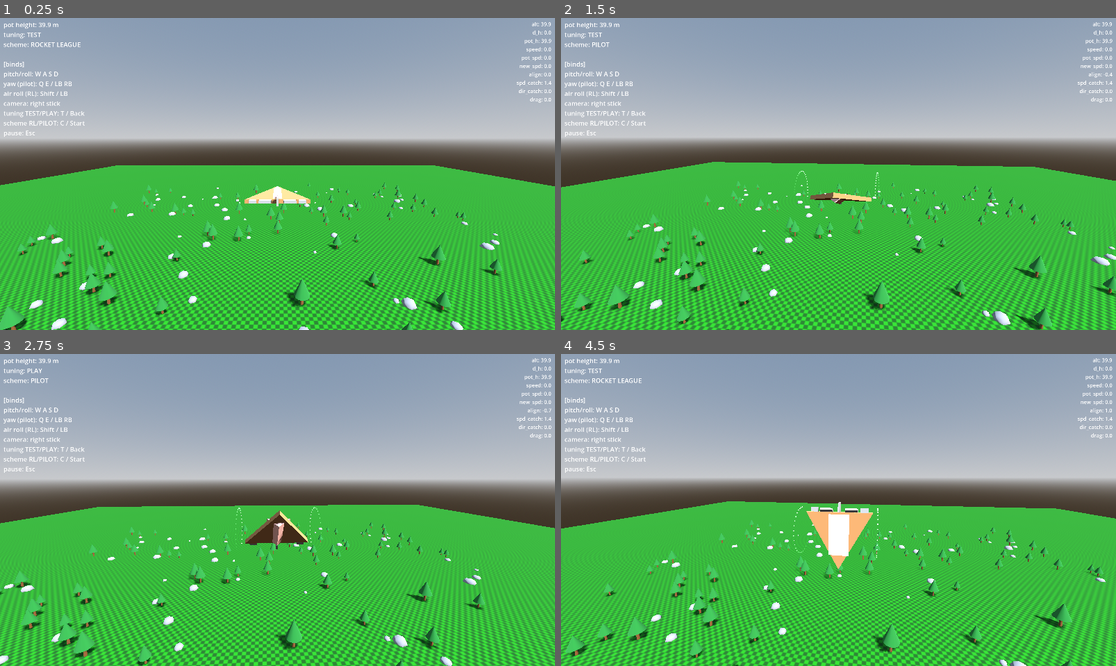
Above: before the commit, frames 1-4 (two rows, left to right).
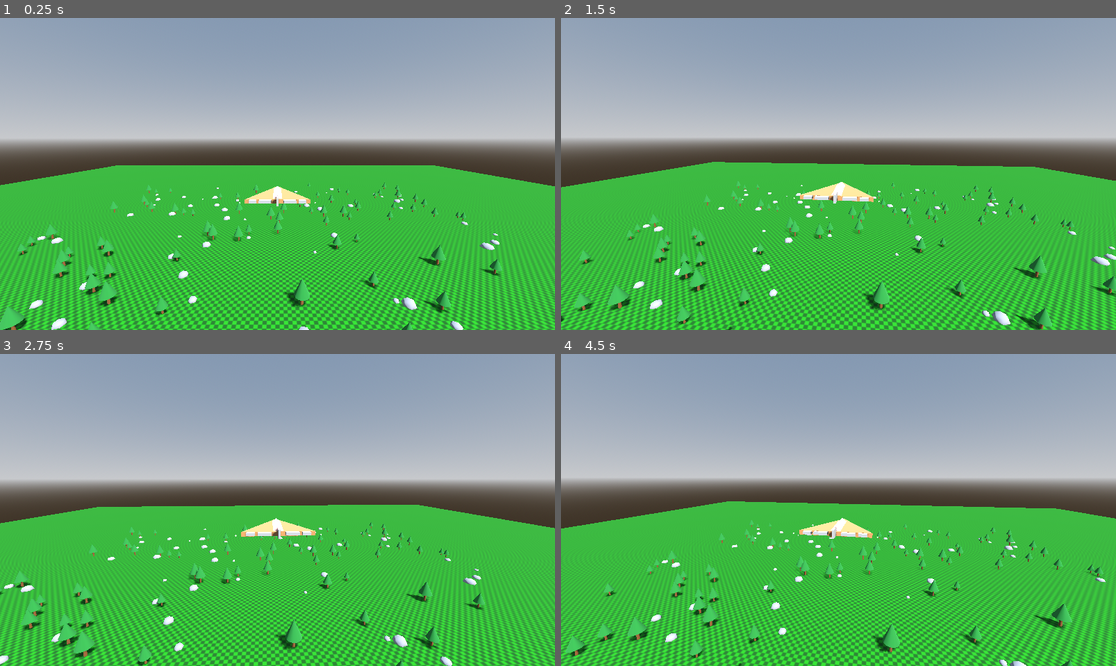
Above: after the commit, the same moments.

Repository: westonkelliher/glider
Game: Godot game, scene res://scenes/main.tscn
Same seed, same stepped clock (60 frames per second), same inputs: the game is played once before the commit and once after it.
Inputs (mouse positions are in pixels of both pictures, inside the frame that each line leads up to):
- Up to frame 1 (0.25 s): no input
- Up to frame 2 (1.5 s): tap Enter at 0.5 s; move the mouse to (866, 174) at 0.52 s; hold Shift (air_roll) 0.53-1.28 s; hold W (move_forward) from 0.53 s (still down); move the mouse to (810, 174) at 1.27 s; tap C (toggle_scheme) at 1.35 s
- Up to frame 3 (2.75 s): keep holding W (move_forward); move the mouse to (288, 503) at 2.02 s; hold T (toggle_tuning) from 2.03 s (still down)
- Up to frame 4 (4.5 s): keep holding W (move_forward); move the mouse to (832, 516) at 2.77 s; release T (toggle_tuning) at 2.78 s; tap Shift (air_roll) at 2.85 s; move the mouse to (877, 513) at 3.52 s; hold C (toggle_scheme) 3.53-4.28 s; move the mouse to (794, 506) at 4.27 s; tap T (toggle_tuning) at 4.35 s

The runs differ from the first frame. In frame 1, 0.9% of the frame differs, in the area x 0-100%, y 1-39%; in frame 2, 1.4%; in frame 3, 1.7%; in frame 4, 2.3%, in the area x 0-100%, y 1-100%.
Error after the commit: Parse Error: Cannot infer the type of "pot_speed_catchup" variable because the value doesn't have a set type. (res://scripts/glider_body.gd:97)

Commit message:
FlightTuning: rename fields to CONSTANT_CASE, add NOSE_PULL_MULT
Co-Authored-By: Claude Opus 4.8 <noreply@anthropic.com>

Diff:
--- a/scripts/flight_tuning.gd
+++ b/scripts/flight_tuning.gd
@@ -4,23 +4,26 @@
 ## to see), PLAY = snappy. Exported so presets can be authored as .tres in the
 ## inspector; the static factories below are the in-code defaults.
 
-@export var display_name := "TEST"
+@export var DISPLAY_NAME := "TEST"
 
 ## Ailerons — how fast a surface eases toward target (1/s) and craft turn
 ## authority per unit of deflection.
 # aileron speed
-@export var ail_pitch_speed := 3.0
-@export var ail_roll_speed := 3.0
-@export var ail_yaw_speed := 2.0
+@export var AIL_PITCH_SPEED := 3.0
+@export var AIL_ROLL_SPEED := 3.0
+@export var AIL_YAW_SPEED := 2.0
 # max rotation speeds
-@export var pitch_mult := 4.5
-@export var roll_mult := 4.5
-@export var yaw_mult := 3.5
+@export var PITCH_MULT := 4.5
+@export var ROLL_MULT := 4.5
+@export var YAW_MULT := 3.5
 
 ## Pot-height energy model.
-@export var pot_speed_catchup_mult := 4.0
-@export var pot_dir_catchup_mult := 0.2
-@export var drag := 0.5
+@export var POT_SPEED_CATCHUP_MULT := 4.0
+@export var POT_DIR_CATCHUP_MULT := 0.2
+@export var DRAG := 0.5
+
+#
+@export var NOSE_PULL_MULT := 0.2
 
 
 static func test() -> FlightTuning:
@@ -29,16 +32,16 @@
 
 static func play() -> FlightTuning:
 	var t := FlightTuning.new()
-	t.display_name = "PLAY"
+	t.DISPLAY_NAME = "PLAY"
 	# aileron speeds
-	t.ail_pitch_speed = 12.0
-	t.ail_roll_speed = 10.0
-	t.ail_yaw_speed = 12.0
+	t.AIL_PITCH_SPEED = 12.0
+	t.AIL_ROLL_SPEED = 10.0
+	t.AIL_YAW_SPEED = 12.0
 	# max rotation speeds
-	t.pitch_mult = 6.0
-	t.roll_mult = 7.0
-	t. yaw_mult = 4.5
-	t.pot_speed_catchup_mult = 4.0
-	t.pot_dir_catchup_mult = 0.25
-	t.drag = 0.2
+	t.PITCH_MULT = 6.0
+	t.ROLL_MULT = 7.0
+	t.YAW_MULT = 4.5
+	t.POT_SPEED_CATCHUP_MULT = 4.0
+	t.POT_DIR_CATCHUP_MULT = 0.25
+	t.DRAG = 0.2
 	return t
